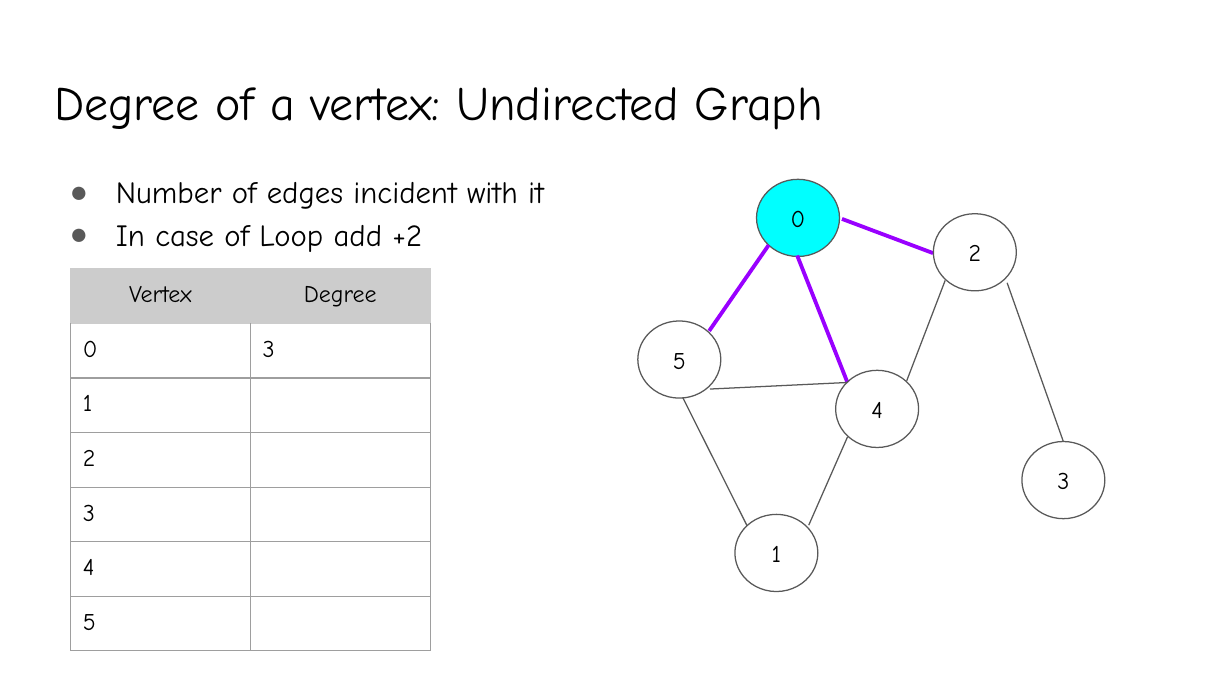
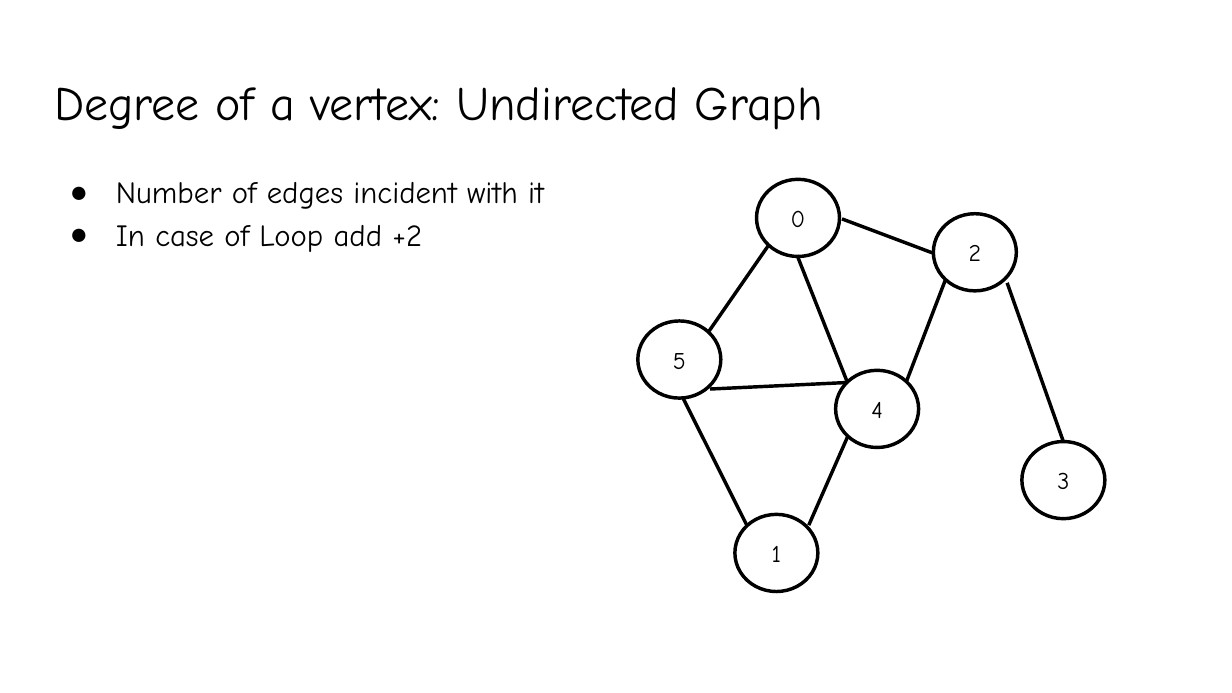
Before and after one commit to YeasirRayhanPrince/yeasirrayhanprince.github.io, a slide deck: slide 18 of cse106/slides/Lecture8.pptx. Drawn at 1232x693 pixels with LibreOffice and Linux fonts; fonts in the diff are those of the drawing. Boxes give left, top, right and bottom in pixels: in the first picture for what was removed or moved away, otherwise in the second. Text is boxed around its words. In the diff, an @@ line names an element or a change of style, - is before the commit and + after.

```diff
--- a/cse106/slides/Lecture8.pptx
+++ b/cse106/slides/Lecture8.pptx
@@ text "Number of edges incident with ..." at [116, 182, 544, 252]: bullet colour #595959 to #000000 @@
@@ ellipse "0" at [756, 180, 839, 257]: fill #00FFFF to #FFFFFF; outline #595959 0.75 pt to #000000 2 pt @@
@@ line (841, 219) - (933, 253): stroke #9900FF 2.25 pt to #000000 2 pt @@
@@ table removed at [70, 269, 430, 650], 7 rows, 2 columns @@
-Vertex | Degree
-0 | 3
-1 | 
-2 | 
-3 | 
-4 | 
-5 | 
@@ line (710, 331) - (769, 245): stroke #9900FF 2.25 pt to #000000 2 pt @@
@@ line (797, 255) - (848, 382): stroke #9900FF 2.25 pt to #000000 2 pt @@
@@ line (907, 381) - (945, 281): stroke #595959 0.75 pt to #000000 2 pt @@
@@ line (1007, 283) - (1063, 441): stroke #595959 0.75 pt to #000000 2 pt @@
@@ line (710, 389) - (848, 382): stroke #595959 0.75 pt to #000000 2 pt @@
@@ fill none to #FFFFFF; outline #595959 0.75 pt to #000000 2 pt in 5 elements at [1021, 441, 1104, 519], [736, 515, 818, 593], [638, 322, 721, 399], [934, 213, 1016, 291], [835, 371, 918, 448] @@
@@ line (683, 398) - (747, 526): stroke #595959 0.75 pt to #000000 2 pt @@
@@ line (808, 525) - (848, 437): stroke #595959 0.75 pt to #000000 2 pt @@
```
Also in this commit, not shown: 36 other slides changed, 6 slides added, 7 other files.
